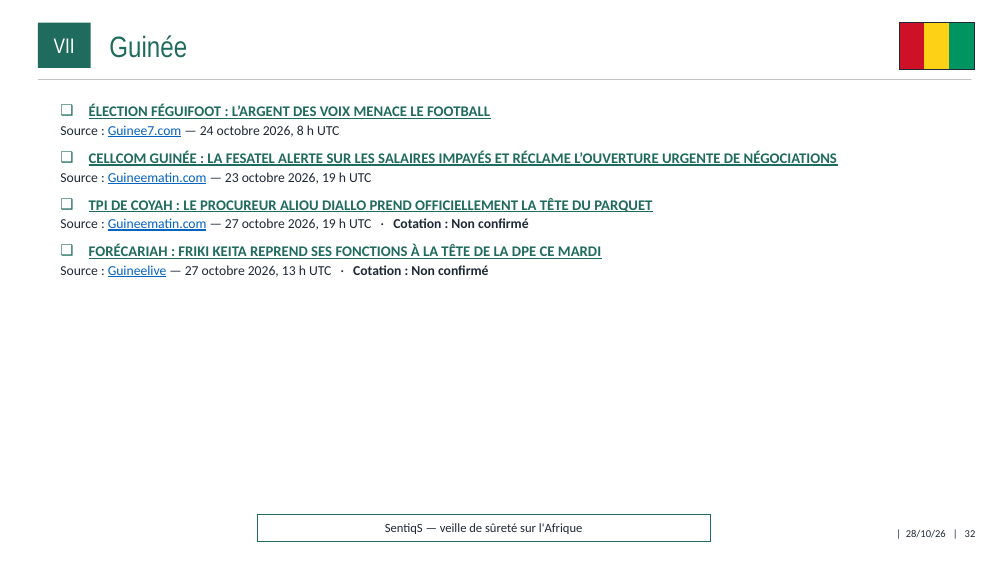
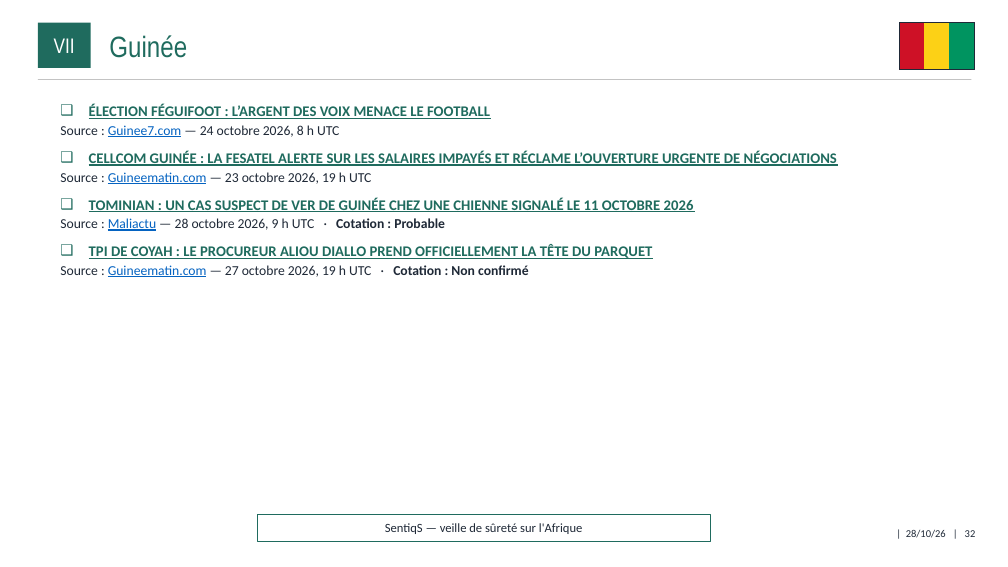
Before and after one commit to ytl1-ops/SentiqS, a slide deck: slide 32 of web/rapports/mensuel/2026-10.pptx. Drawn at 1008x567 pixels with LibreOffice and Linux fonts; fonts in the diff are those of the drawing. Boxes give left, top, right and bottom in pixels: in the first picture for what was removed or moved away, otherwise in the second. Text is boxed around its words. In the diff, an @@ line names an element or a change of style, - is before the commit and + after.

```diff
--- a/web/rapports/mensuel/2026-10.pptx
+++ b/web/rapports/mensuel/2026-10.pptx
@@ text at <box>60,197,694,231</box>: paragraphs added @@
+❑ TOMINIAN : UN CAS SUSPECT DE VER DE GUINÉE CHEZ UNE CHIENNE SIGNALÉ LE 11 OCTOBRE 2026
+  ▪ Source : Maliactu — 28 octobre 2026, 9 h UTC · Cotation : Probable
@@ text at <box>60,244,601,277</box>: paragraphs removed @@
-❑ FORÉCARIAH : FRIKI KEITA REPREND SES FONCTIONS À LA TÊTE DE LA DPE CE MARDI
-  ▪ Source : Guineelive — 27 octobre 2026, 13 h UTC · Cotation : Non confirmé
```
Also in this commit, not shown: 14 other slides changed, 7 other files.
